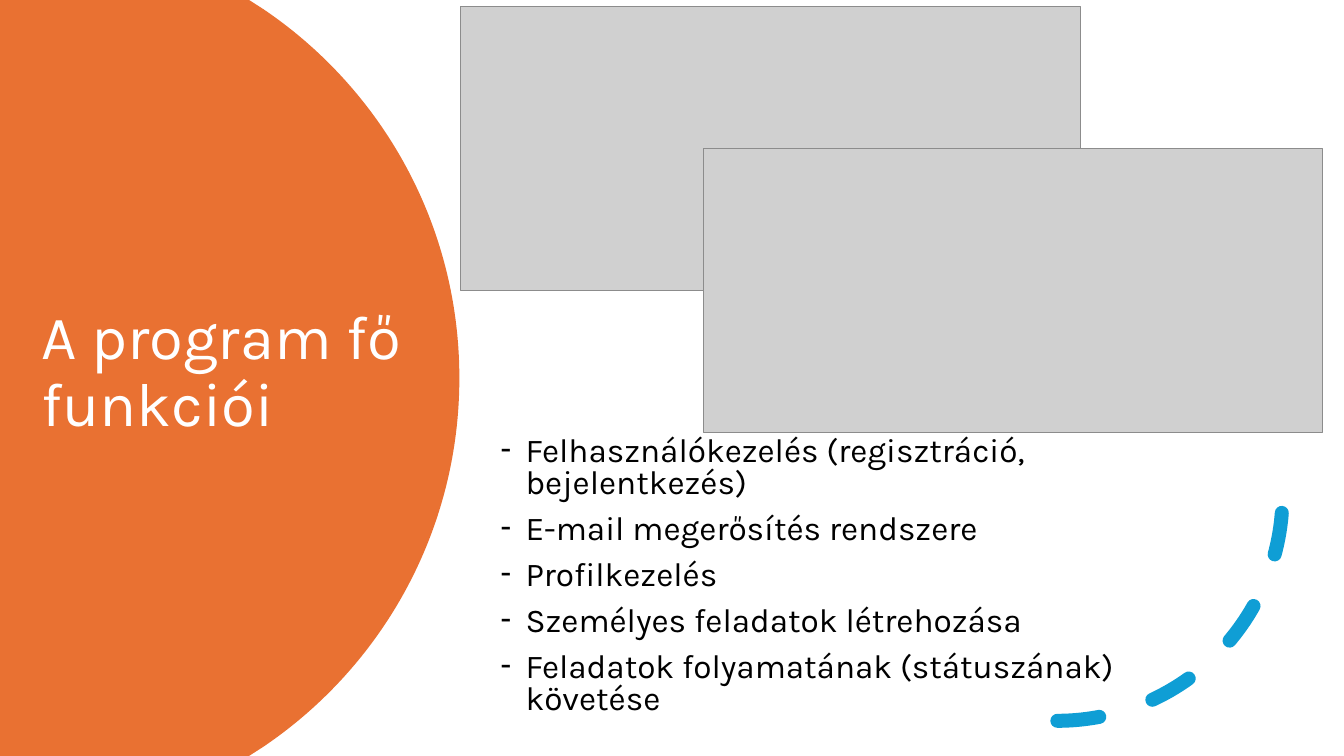
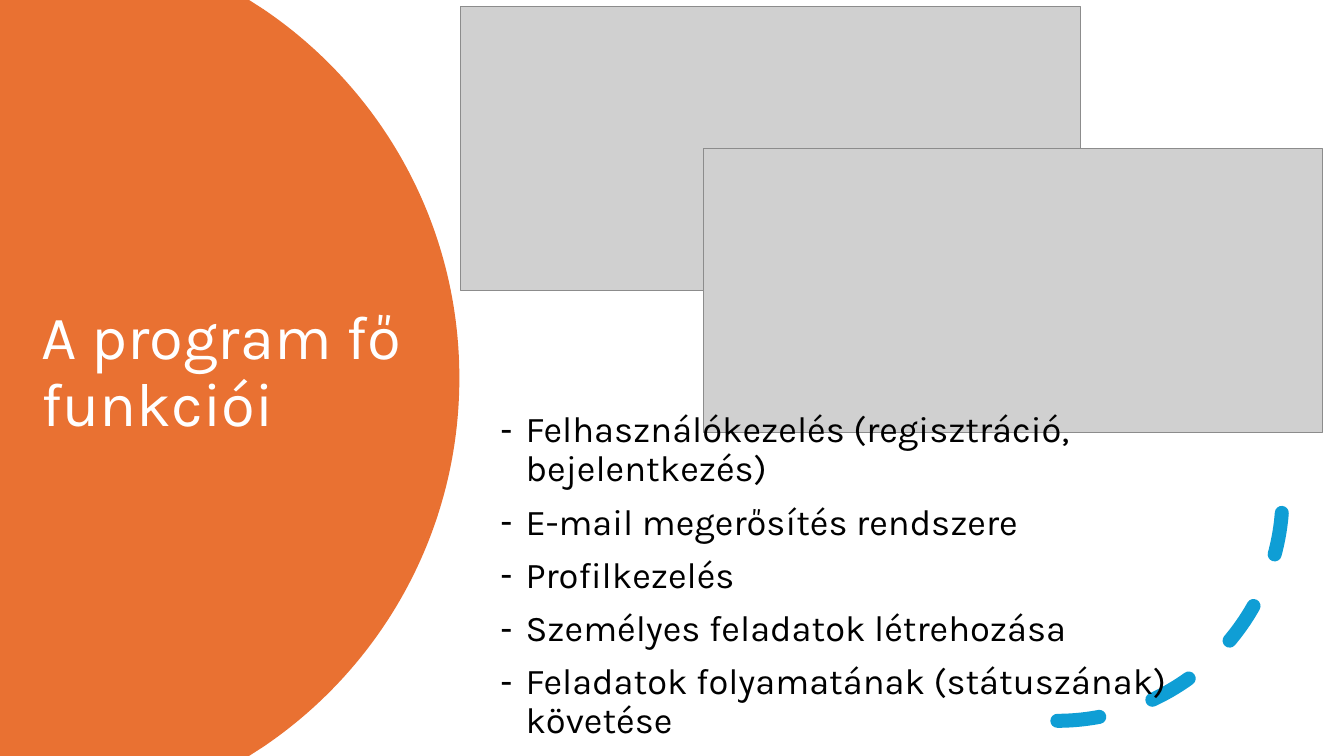
Before and after one commit to FesetoImre5/13_S1_8_vizsgaremek, a slide deck: slide 5 of Dokumentacio/Calentasker_bemutató.pptx. Drawn at 1344x756 pixels with LibreOffice and Linux fonts; fonts in the diff are those of the drawing; grey boxes stand for pictures. Boxes give left, top, right and bottom in pixels: in the first picture for what was removed or moved away, otherwise in the second. Text is boxed around its words. In the diff, an @@ line names an element or a change of style, - is before the commit and + after.

```diff
--- a/Dokumentacio/Calentasker_bemutató.pptx
+++ b/Dokumentacio/Calentasker_bemutató.pptx
@@ text "Felhasználókezelés (regisztráció, bejelentkezés)" at [526, 409, 1166, 734]: size 23.8 to 25.9 pt; line spacing 0.8 to 0.9 @@
```
Also in this commit, not shown: 6 other slides changed.
